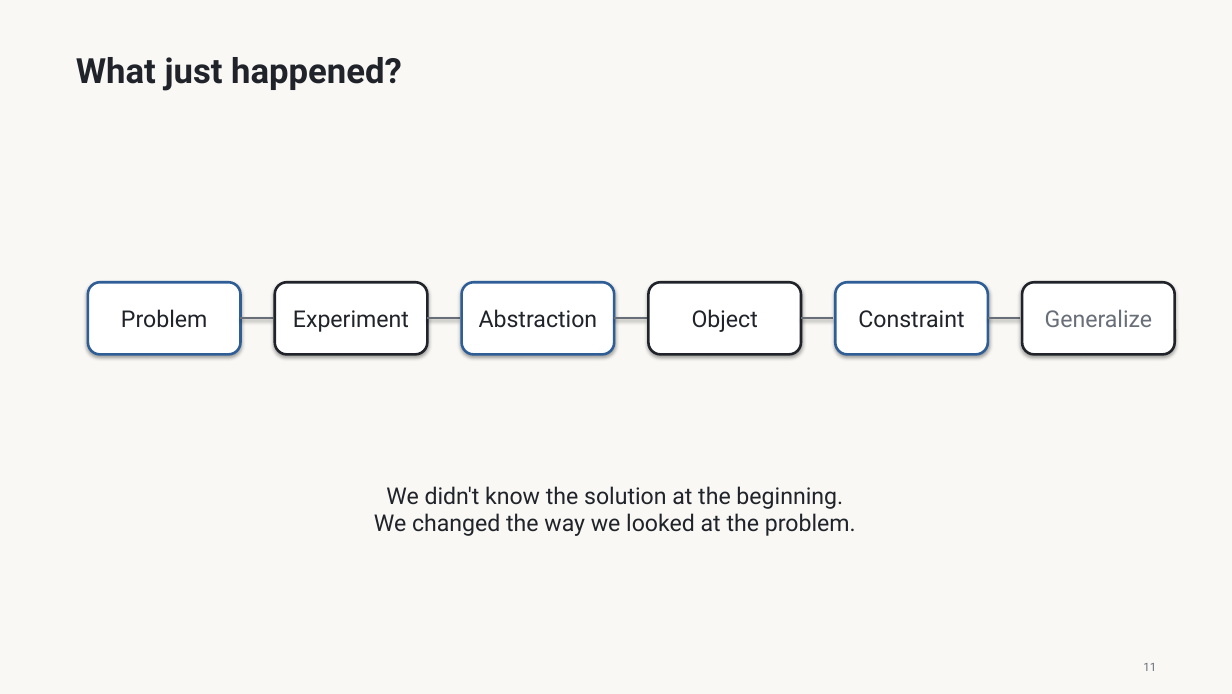
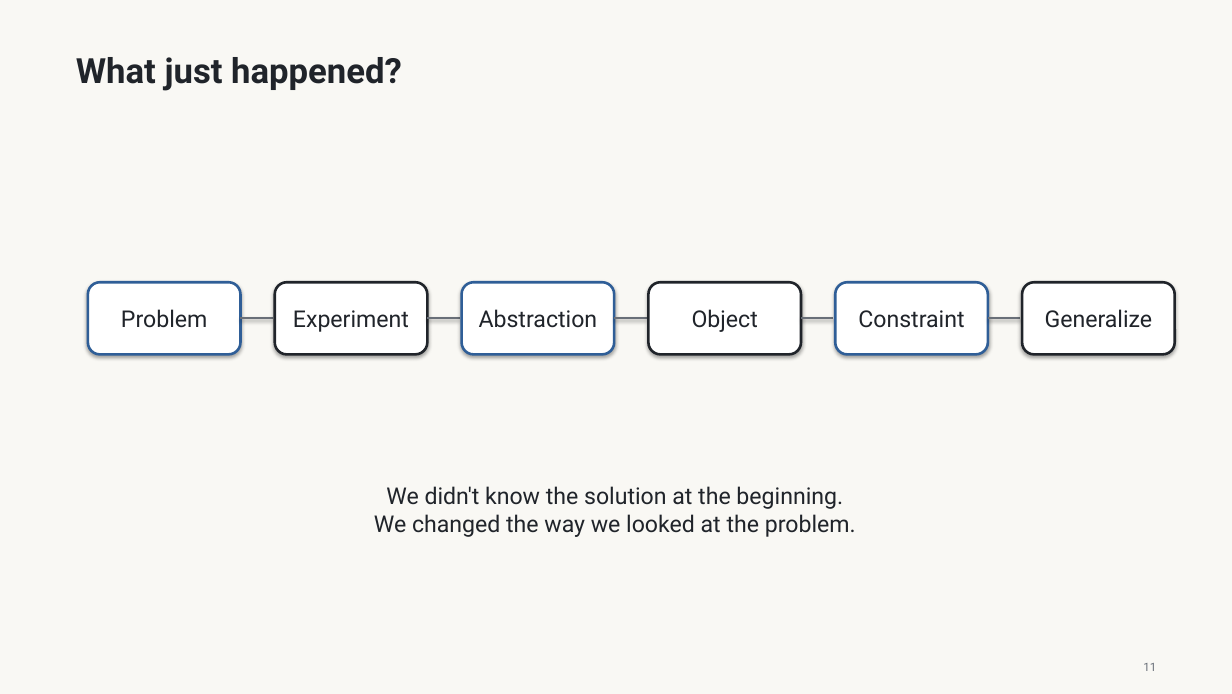
Before and after one commit to shreyash-dhumal/shreyash-dhumal.github.io, a slide deck: slide 11 of Seminar/shreyash.pptx. Drawn at 1232x694 pixels with LibreOffice and Linux fonts; fonts in the diff are those of the drawing. Boxes give left, top, right and bottom in pixels: in the first picture for what was removed or moved away, otherwise in the second. Text is boxed around its words. In the diff, an @@ line names an element or a change of style, - is before the commit and + after.

```diff
--- a/Seminar/shreyash.pptx
+++ b/Seminar/shreyash.pptx
@@ text "Generalize" at [1045,309,1153,328]: text colour #696F78 to #20242A @@
```
Also in this commit, not shown: 6 other slides changed.
